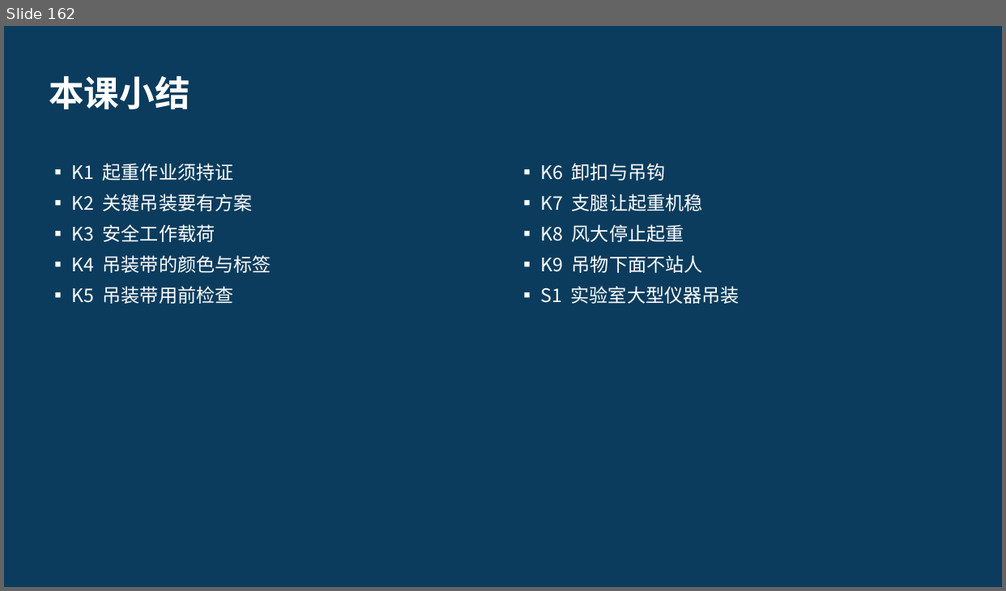
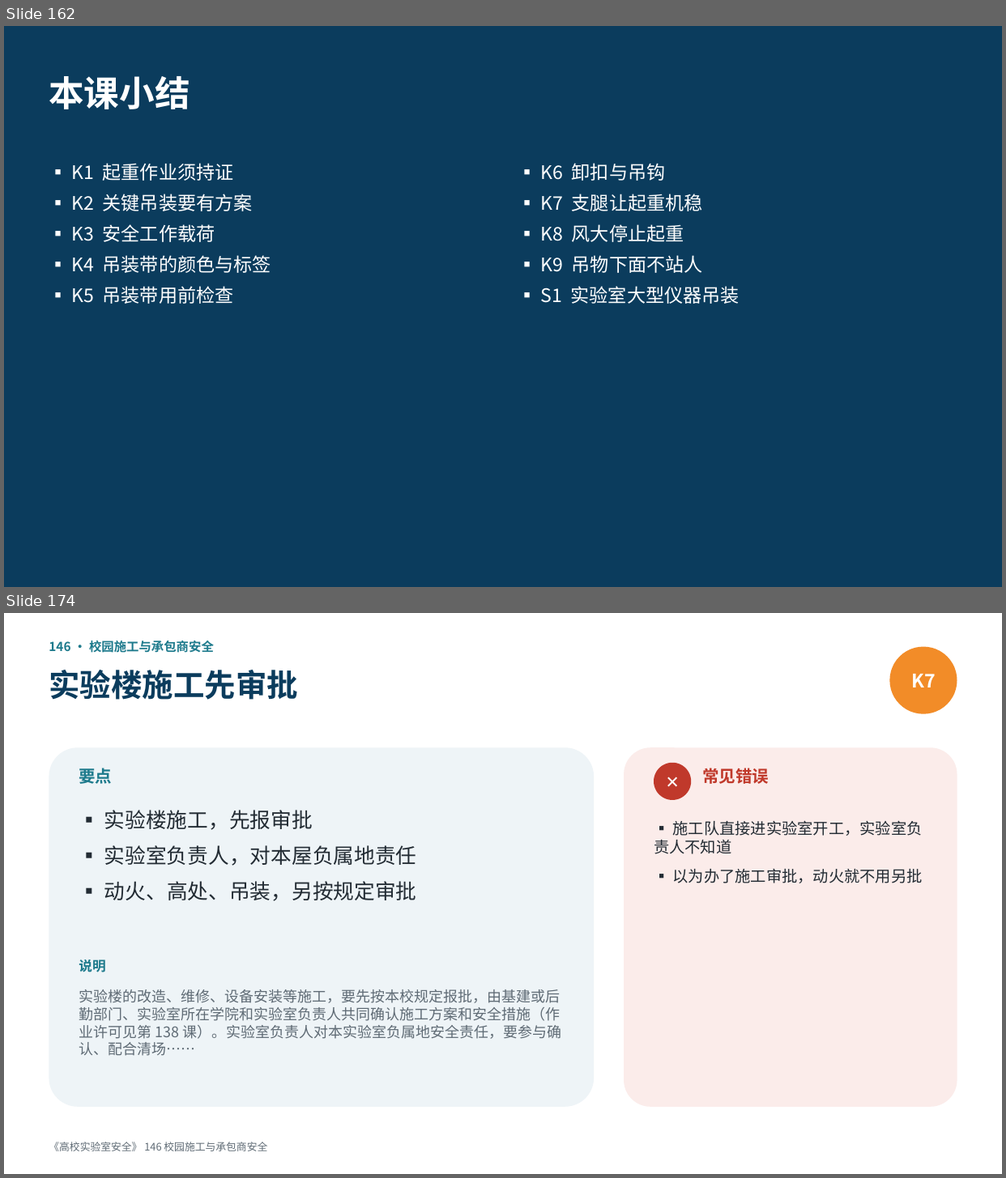
Before and after one commit to hanrongwx-max/videoyoutubo, a slide deck: course/高校实验室安全/课件/第12章_特种作业与工程施工安全.pptx. Shown one above the other, each under a label of ours: slide 162 before the commit, slides 162 and 174 after it; the slides between them are not shown. The pictures are 1006x591 and 1006x1178 pixels, drawn with LibreOffice and Linux fonts; fonts in the diff are those of the drawing. Boxes give left, top, right and bottom in pixels: in the first picture for what was removed or moved away, otherwise in the second. Text is boxed around its words. In the diff, an @@ line names an element or a change of style, - is before the commit and + after.

```diff
--- a/course/高校实验室安全/课件/第12章_特种作业与工程施工安全.pptx
+++ b/course/高校实验室安全/课件/第12章_特种作业与工程施工安全.pptx
@@ slide 174 added at box(4, 613, 1002, 1174), background #FFFFFF @@
@@ text added at box(49, 641, 214, 653), 12 pt, text #1D7A8C, bold @@
+146 · 校园施工与承包商安全
@@ ellipse added at box(889, 647, 957, 714), fill #F28C28, 18 pt, text #FFFFFF, bold @@
+K7
@@ text added at box(49, 670, 298, 700), 30 pt, text #0B3C5D, bold @@
+实验楼施工先审批
@@ rounded rectangle added at box(49, 747, 594, 1107), fill #EEF4F7 @@
@@ rounded rectangle added at box(624, 747, 957, 1107), fill #FBECEA @@
@@ text added at box(79, 768, 112, 784), 16 pt, text #1D7A8C, bold @@
+要点
@@ ellipse added at box(654, 763, 691, 800), fill #C0392B, 16 pt, text #FFFFFF, bold @@
+✕
@@ text added at box(702, 768, 769, 784), 16 pt, text #C0392B, bold @@
+常见错误
@@ text added at box(104, 810, 417, 901), 20 pt, text #222B33 @@
+▪ 实验楼施工，先报审批
+▪ 实验室负责人，对本屋负属地责任
+▪ 动火、高处、吊装，另按规定审批
@@ text added at box(654, 820, 923, 884), 15 pt, text #222B33 @@
+▪ 施工队直接进实验室开工，实验室负责人不知道
+▪ 以为办了施工审批，动火就不用另批
@@ text added at box(79, 960, 105, 973), 13 pt, text #1D7A8C, bold @@
+说明
@@ text added at box(79, 990, 562, 1056), 14 pt, text #5F6B75 @@
+实验楼的改造、维修、设备安装等施工，要先按本校规定报批，由基建或后勤部门、实验室所在学院和实验室负责人共同确认施工方案和安全措施（作业许可见第 138 课）。实验室负责人对本实验室负属地安全责任，要参与确认、配合清场……
@@ text added at box(49, 1142, 267, 1152), 10 pt, text #5F6B75 @@
+《高校实验室安全》 146 校园施工与承包商安全
```
Also in this commit, not shown: 18 other slides added, 2 other files.
